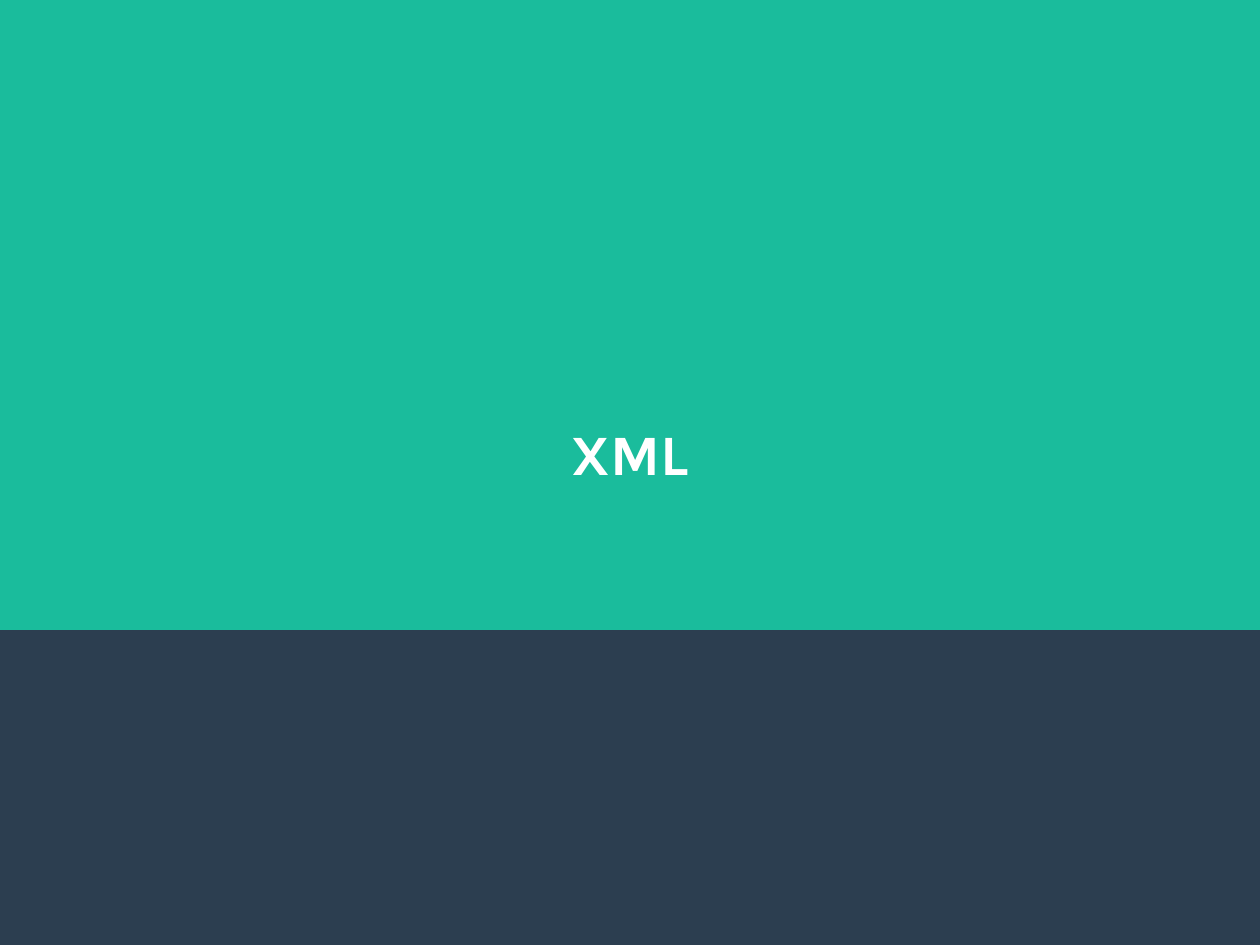
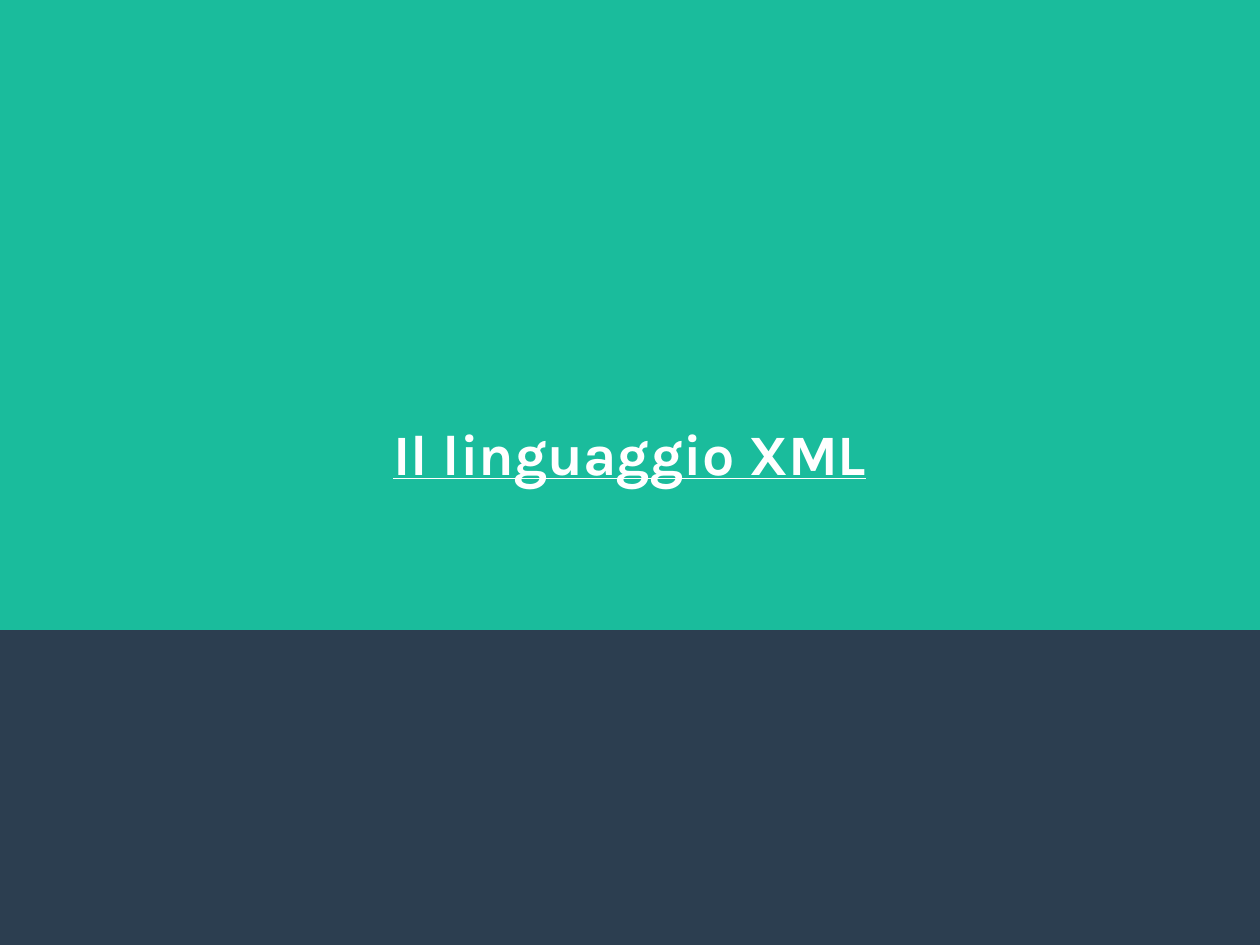
Before and after one commit to AlessandroVianello/school, a slide deck: slide 1 of XML presentazione.odp. Drawn at 1260x945 pixels with LibreOffice and Linux fonts; fonts in the diff are those of the drawing. Boxes give left, top, right and bottom in pixels: in the first picture for what was removed or moved away, otherwise in the second. Text is boxed around its words. In the diff, an @@ line names an element or a change of style, - is before the commit and + after.

```diff
--- a/XML presentazione.odp
+++ b/XML presentazione.odp
@@ title at (393,434,866,488): text changed @@
-XML
+Il linguaggio XML
```
Also in this commit, not shown: 1 other slide changed, 6 slides added.
